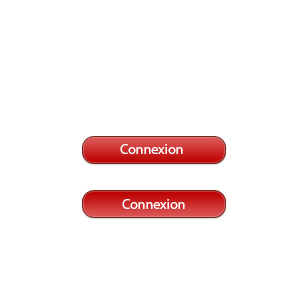
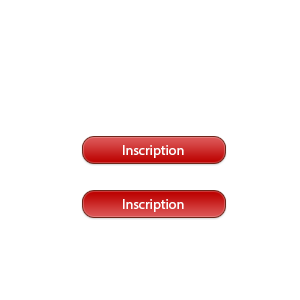
Before/after of a 300×300 layered artwork. What changed in the layer stack:
renamed "Connexion copy" to "Inscription", painted on it over (122, 199, 185, 212)
painted on "Connexion" over (120, 144, 184, 158)
